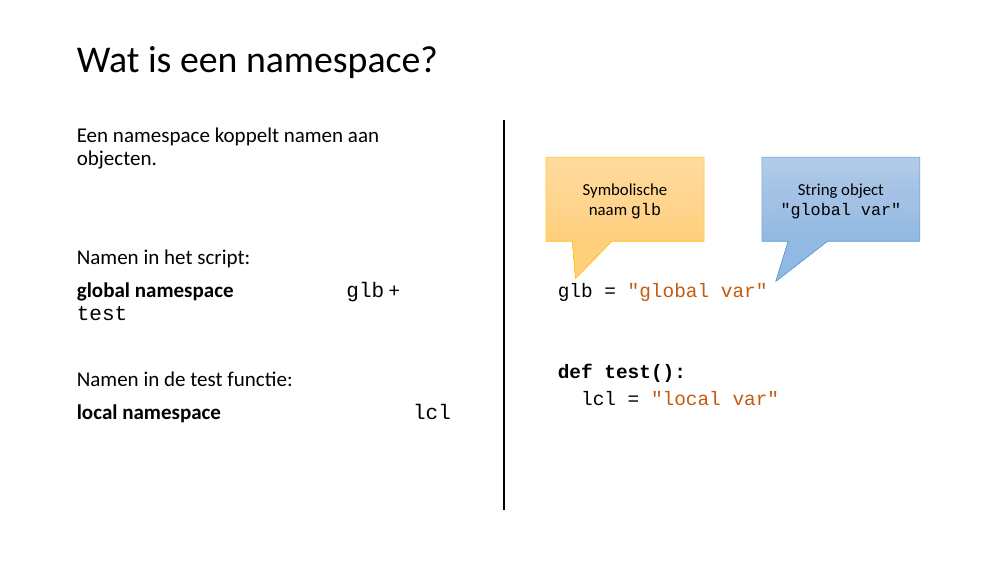
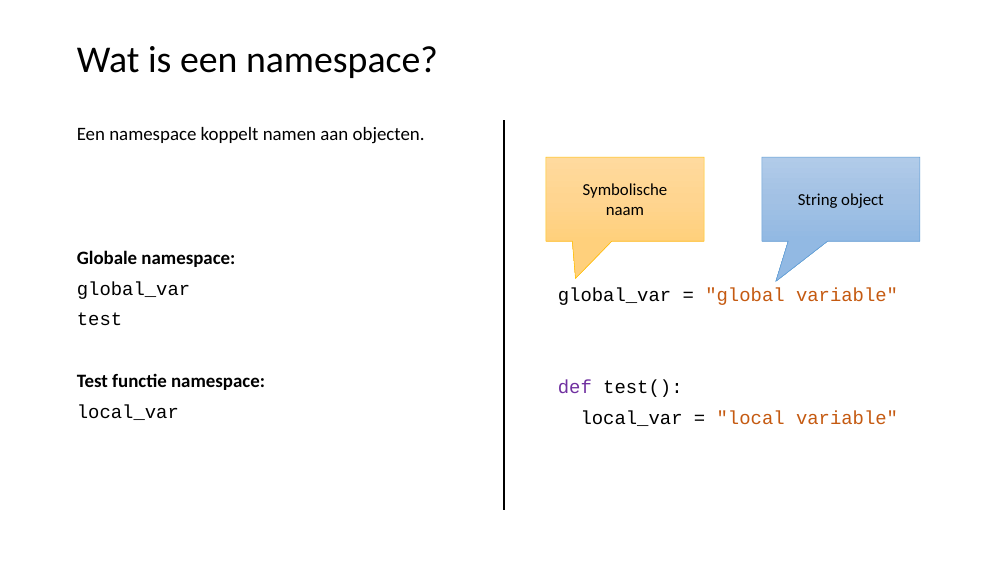
Before and after one commit to LFKoning/knowledge-sharing, a slide deck: slide 24 of python_course_4p/2_syntax_classes/2_syntax_classes.pptx. Drawn at 1008x567 pixels with LibreOffice and Linux fonts; fonts in the diff are those of the drawing. Boxes give left, top, right and bottom in pixels: in the first picture for what was removed or moved away, otherwise in the second. Text is boxed around its words. In the diff, an @@ line names an element or a change of style, - is before the commit and + after.

```diff
--- a/python_course_4p/2_syntax_classes/2_syntax_classes.pptx
+++ b/python_course_4p/2_syntax_classes/2_syntax_classes.pptx
@@ text at box(77, 127, 425, 144): size 20 to 18 pt in "Een namespace koppelt namen aan objecten." @@
@@ text in speech box at box(606, 207, 644, 215): text changed @@
-naam glb
+naam
@@ text in speech box at box(781, 203, 901, 219): paragraph removed @@
-"global var"
@@ text at box(77, 250, 265, 420): text changed; size 20 to 18 pt; bold on @@
-Namen in het script:
-global namespace glb + test
-Namen in de test functie:
-local namespace lcl
+Globale namespace:
+global_var
+test
+Test functie namespace:
+local_var
@@ text at box(558, 287, 898, 305): text changed; size 18.5 to 18 pt @@
-glb = "global var"
+global_var = "global variable"
@@ text at box(558, 380, 682, 397): size 18.5 to 18 pt, bold off in "def test():"; text colour #000000 to #7030A0 in "def"; line spacing 0.7 to 0.9 @@
@@ text at box(581, 411, 898, 426): text changed; size 18.5 to 18 pt @@
-lcl = "local var"
+local_var = "local variable"
```
Also in this commit, not shown: 39 other slides changed, 6 slides added, 3 slides removed, 20 other files.
